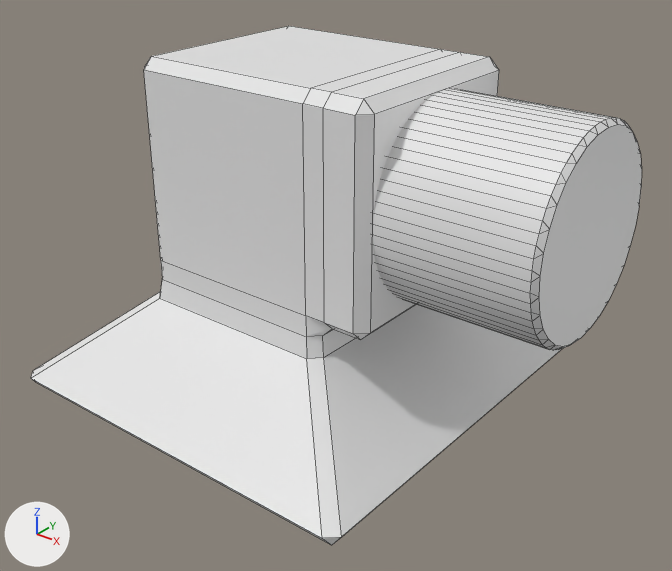
What one commit did to the Blender file Labyrinth/Assets/Models/Kanon_versie_1.blend.
Camera for both pictures: a 50 mm camera at (2.71, -3.12, 2.47) aimed at (0.28, -0.09, 0.59). Arrows for +X, +Y and +Z are at lower left; the lights stay in place. Mesh edges are drawn as thin lines.
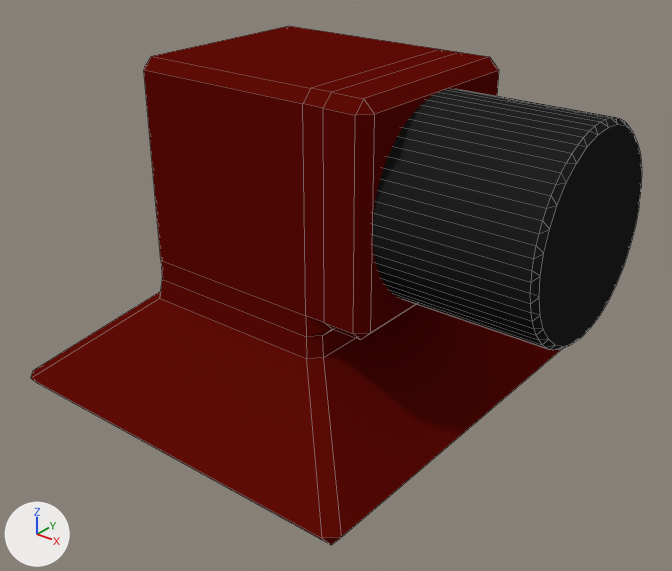
Where the change shows, as pixel boxes [x1, y1, x2, y2] in the pictures (672 x 571 px):
part 1 of me_cube_001, recoloured (white to red)
    both: [31, 26, 561, 545]
part 2 of me_cube_001, recoloured (white to black)
    both: [373, 89, 642, 350]

The change, as a list of edits to the scene's bpy script:
```text
Add mat_barrel:
    mat_barrel = diffuse_material('Barrel')
    mat_barrel.base_color = (0.016, 0.016, 0.016)  # black #222222
Add mat_turret_001:
    mat_turret_001 = diffuse_material('Turret.001')
    mat_turret_001.base_color = (0.119, 0.00381, 0.00189)  # dark red #610c06
Change me_cube_001:
    where me_cube_001.from_pydata(...)  # 264 vertices, 268 faces; spans x -0.98..1.45, y -0.98..0.98, z 0.0..1.6
    used by ob_cube; location = (0.0, 0.0, 0.0)
    me_cube_001 part 1: all 139 faces centred in x -0.97..0.97, y -0.97..0.97, z 0.0..1.6 switch from no material to mat_turret_001 (dark red #610c06)
    me_cube_001 part 2: all 129 faces centred in x 1.0..1.45, y -0.45..0.45, z 0.65..1.55 switch from no material to mat_barrel (black #222222)
```
